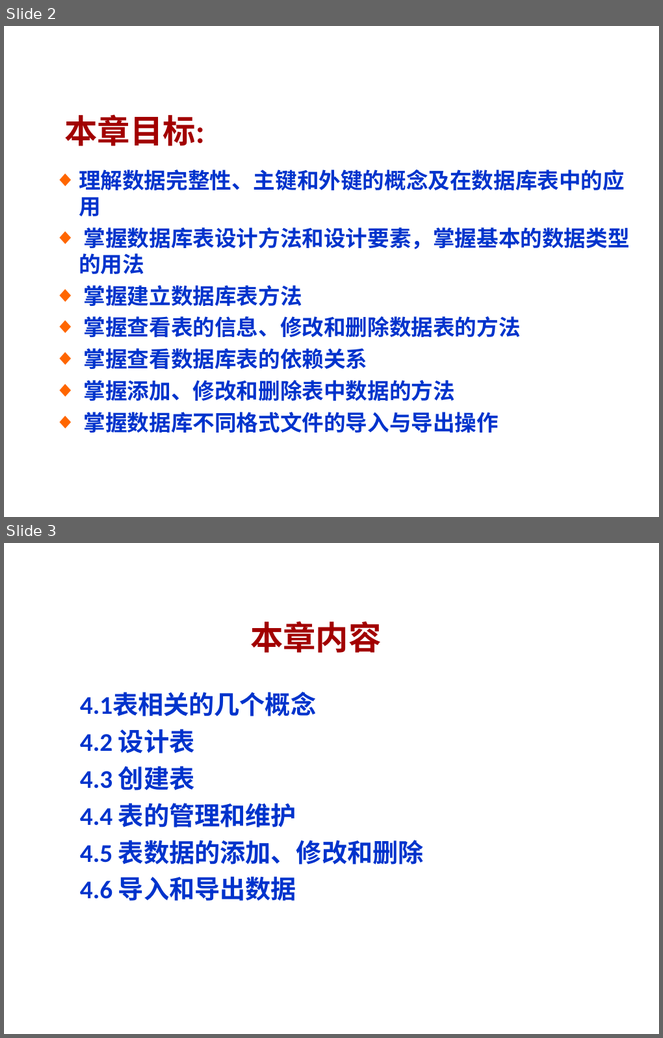
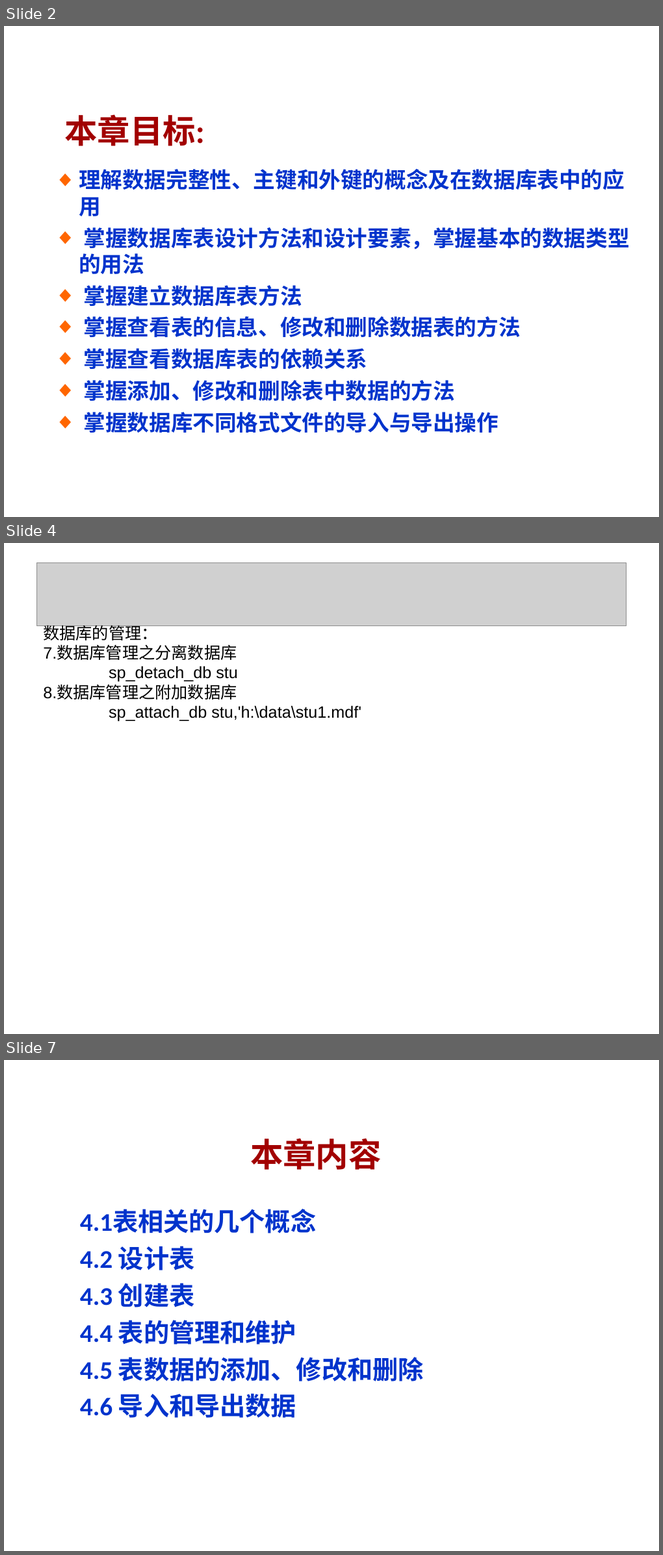
Before and after one commit to yuqingmao2019/MyWorkSpace, a slide deck: 数据库ppt/第4章 .ppt. Shown one above the other, each under a label of ours: slides 2 and 3 before the commit, slides 2, 4 and 7 after it; the slides between them are not shown. The pictures are 663x1038 and 663x1555 pixels, drawn with LibreOffice and Linux fonts; fonts in the diff are those of the drawing; grey boxes stand for pictures; background and template pictures are left out. Boxes give left, top, right and bottom in pixels: in the first picture for what was removed or moved away, otherwise in the second. Text is boxed around its words. In the diff, an @@ line names an element or a change of style, - is before the commit and + after.

Commit message:
数据库

```diff
--- a/数据库ppt/第4章 .ppt
+++ b/数据库ppt/第4章 .ppt
@@ slide 4 added at <box>4,543,659,1034</box>, background picture (left out) @@
@@ picture added at <box>36,563,627,626</box> @@
@@ text added at <box>43,625,362,722</box>, 18 pt, text #000000 @@
+数据库的管理：
+7.数据库管理之分离数据库
+sp_detach_db stu
+8.数据库管理之附加数据库
+sp_attach_db stu,'h:\data\stu1.mdf'
@@ what was slide 3 is now slide 7 @@
```
Also in this commit, not shown: 7 slides changed, 4 other slides added, 1 other file.
